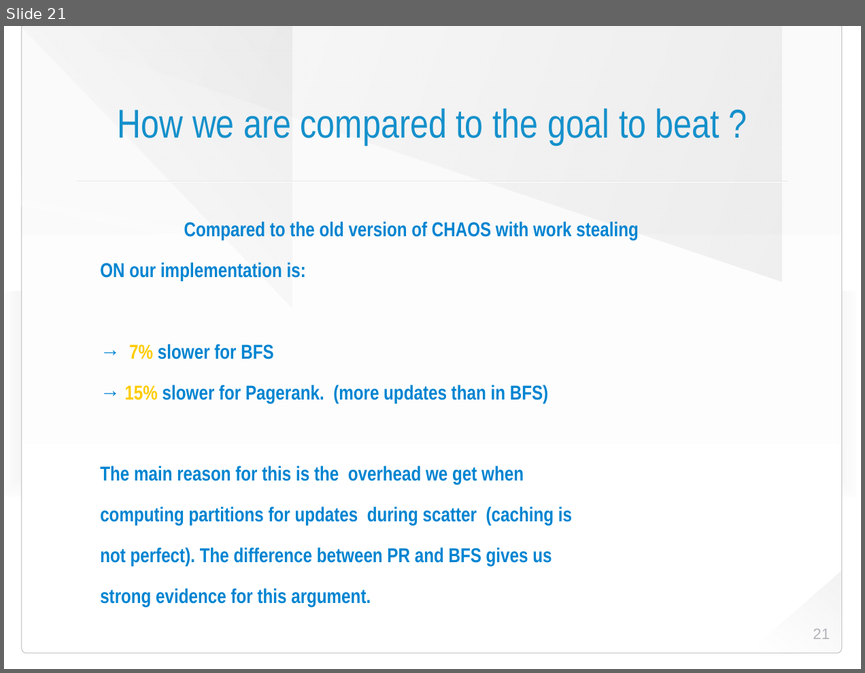
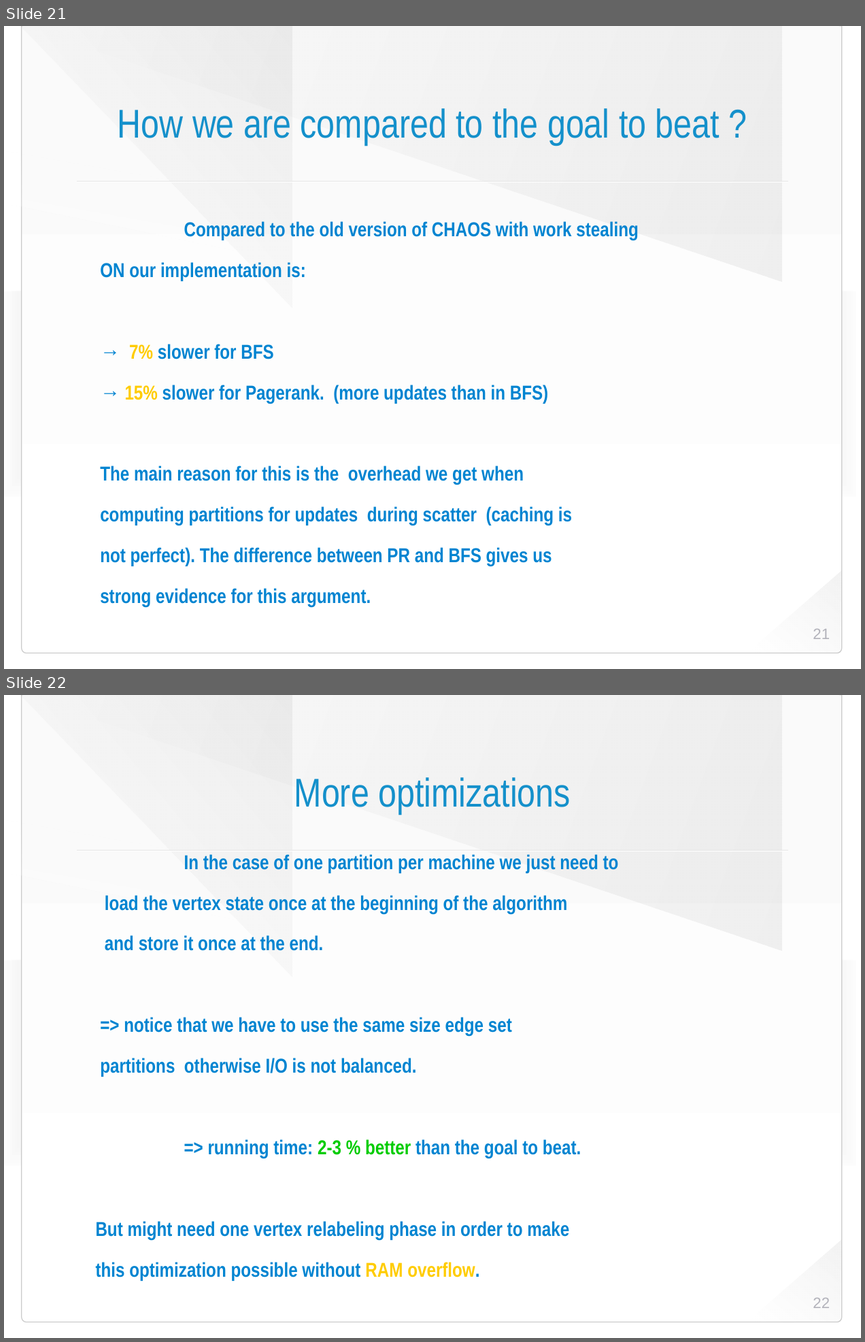
Before and after one commit to HaprianVlad/chaos, a slide deck: presentation.odp. Shown one above the other, each under a label of ours: slide 21 before the commit, slides 21 and 22 after it. The pictures are 865x673 and 865x1342 pixels, drawn with LibreOffice and Linux fonts; fonts in the diff are those of the drawing; background and template pictures are left out. Boxes give left, top, right and bottom in pixels: in the first picture for what was removed or moved away, otherwise in the second. Text is boxed around its words. In the diff, an @@ line names an element or a change of style, - is before the commit and + after.

```diff
--- a/presentation.odp
+++ b/presentation.odp
@@ slide 22 added at (x1=4, y1=695, x2=861, y2=1338), background picture (left out); not listed: 8 template elements that a slide beside it also shows @@
@@ title added at (x1=294, y1=777, x2=570, y2=814), 48 pt, text #1490CB @@
+More optimizations
@@ text added at (x1=96, y1=854, x2=619, y2=1239), 24 pt, text #0084D1, bold @@
+In the case of one partition per machine we just need to
+load the vertex state once at the beginning of the algorithm
+and store it once at the end.
+=> notice that we have to use the same size edge set
+partitions otherwise I/O is not balanced.
+=> running time: 2-3 % better than the goal to beat.
+But might need one vertex relabeling phase in order to make
+this optimization possible without RAM overflow.
@@ page number added at (x1=813, y1=1297, x2=830, y2=1308), 18 pt, text #B3B3BB @@
+22
```
Also in this commit, not shown: 1 slide changed, 1 other slide added, 1 other file.
